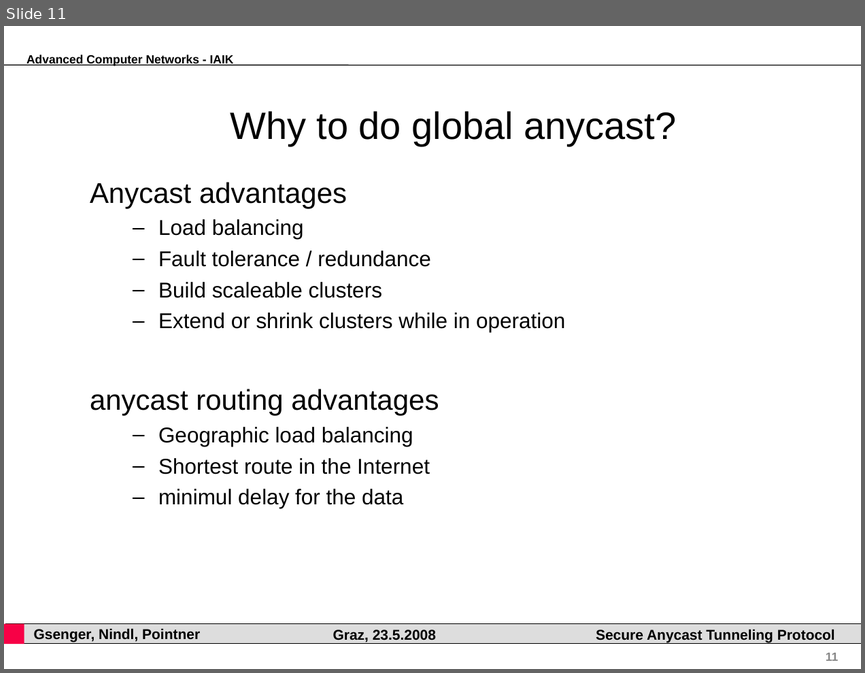
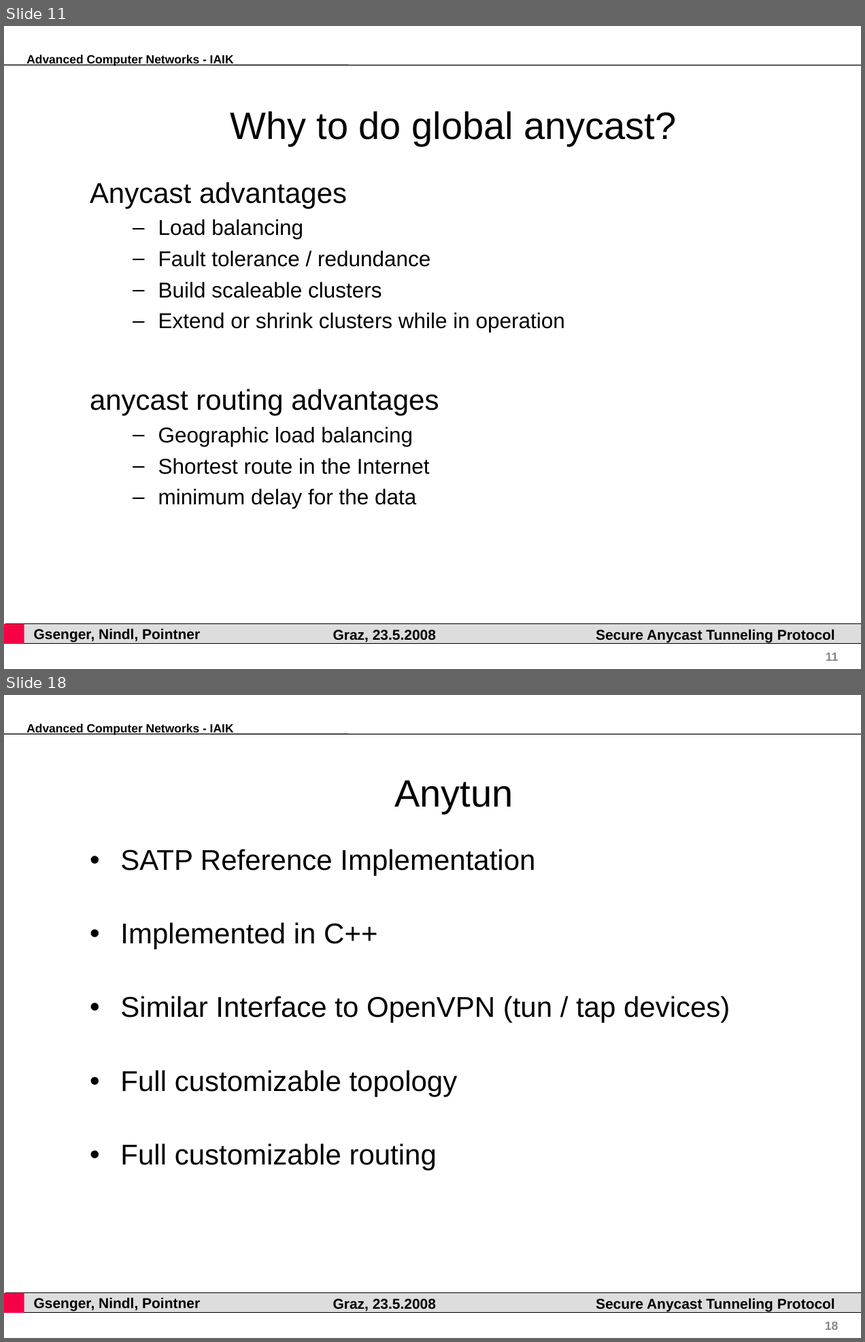
Before and after one commit to pyhedgehog/anytun, a slide deck: papers/acn.ppt. Shown one above the other, each under a label of ours: slide 11 before the commit, slides 11 and 18 after it; the slides between them are not shown. The pictures are 865x673 and 865x1342 pixels, drawn with LibreOffice and Linux fonts; fonts in the diff are those of the drawing; background and template pictures are left out. Boxes give left, top, right and bottom in pixels: in the first picture for what was removed or moved away, otherwise in the second. Text is boxed around its words. In the diff, an @@ line names an element or a change of style, - is before the commit and + after.

```diff
--- a/papers/acn.ppt
+++ b/papers/acn.ppt
@@ slide 18 added at [4, 695, 861, 1338], background #FFFFFF; not listed: 7 template elements that a slide beside it also shows @@
@@ title added at [394, 780, 513, 814], 32 pt, text #000000 @@
+Anytun
@@ text added at [120, 849, 730, 1170], 24 pt, text #000000 @@
+• SATP Reference Implementation
+• Implemented in C++
+• Similar Interface to OpenVPN (tun / tap devices)
+• Full customizable topology
+• Full customizable routing
@@ slide 11 changed as well @@
@@ text at [158, 488, 416, 508]: text changed @@
-  – minimul delay for the data
+  – minimum delay for the data
```
Also in this commit, not shown: 7 other slides changed, 9 other slides added.
